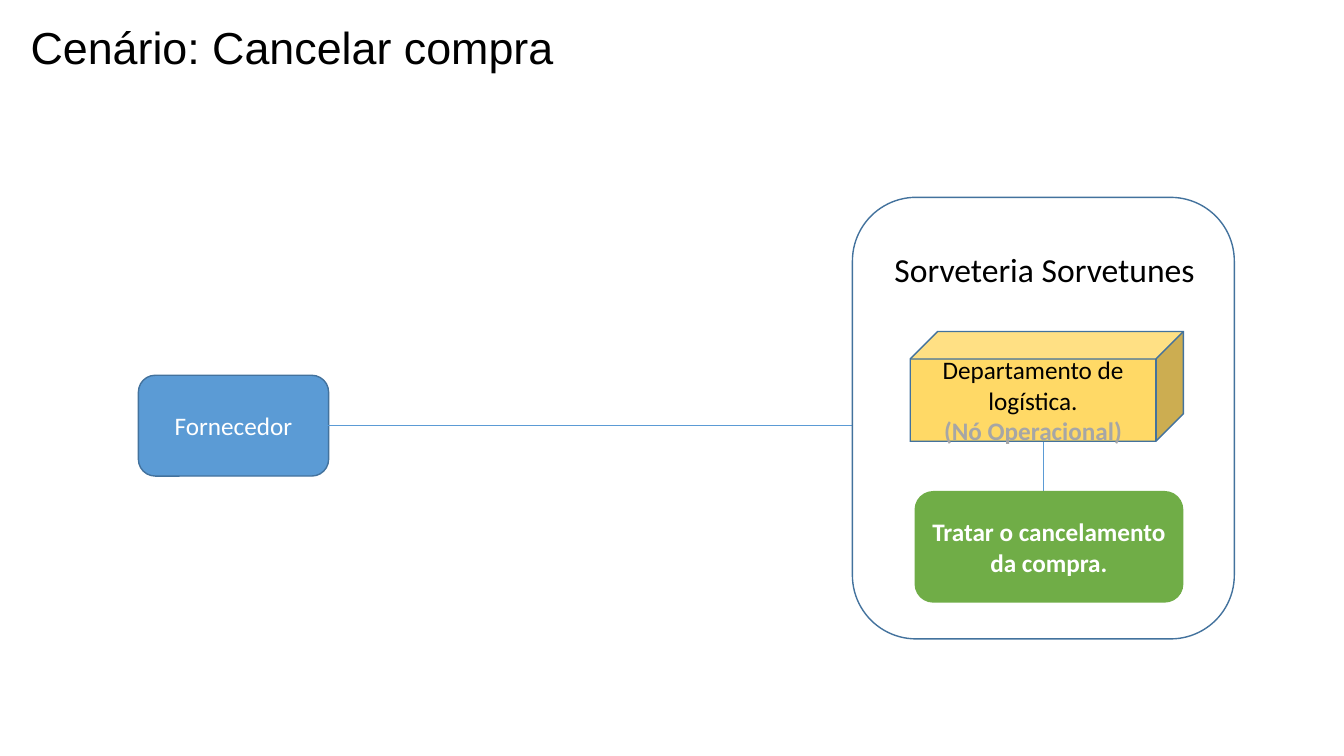
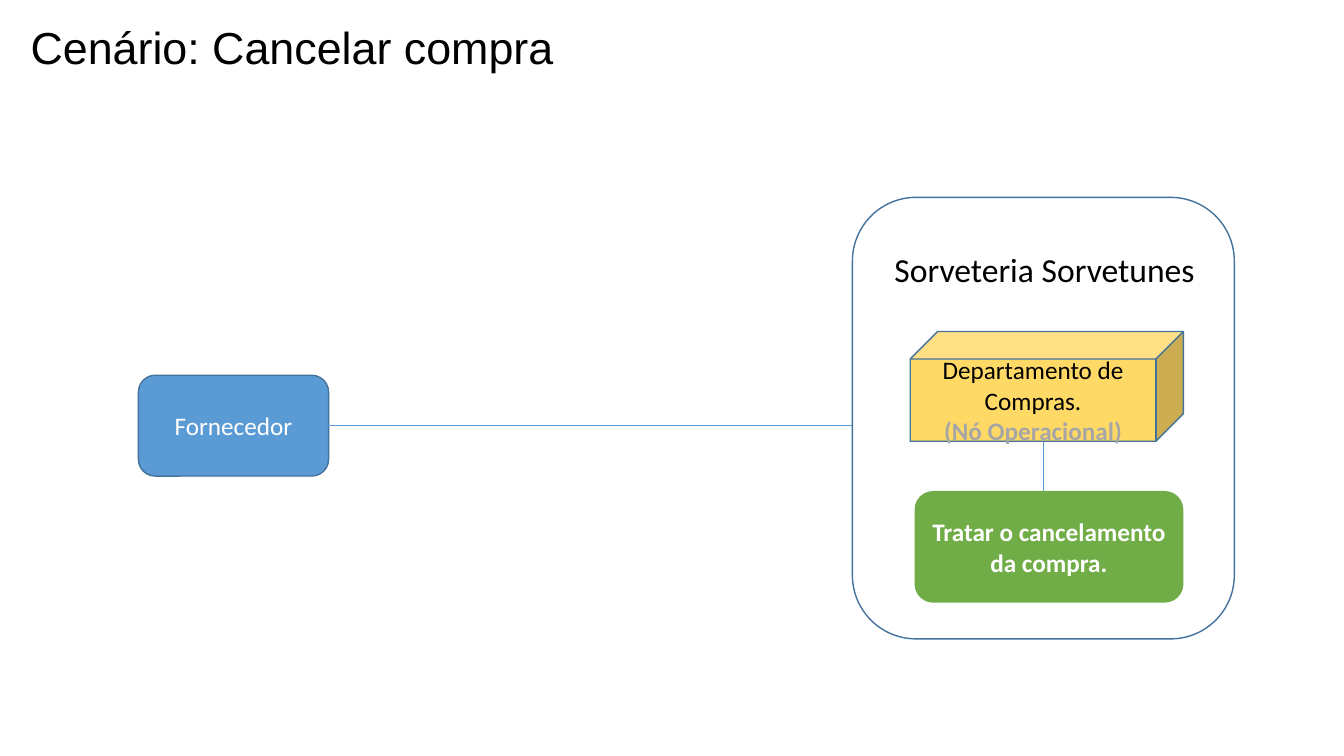
Before and after one commit to maapsystem/MaapSystem, a slide deck: slide 9 of artefatos/15 - Arquitetura de Negócio para cada Cenário.pptx. Drawn at 1344x756 pixels with LibreOffice and Linux fonts; fonts in the diff are those of the drawing. Boxes give left, top, right and bottom in pixels: in the first picture for what was removed or moved away, otherwise in the second. Text is boxed around its words. In the diff, an @@ line names an element or a change of style, - is before the commit and + after.

```diff
--- a/artefatos/15 - Arquitetura de Negócio para cada Cenário.pptx
+++ b/artefatos/15 - Arquitetura de Negócio para cada Cenário.pptx
@@ text in cube at [943,359,1124,414]: text changed @@
-Departamento de logística.
+Departamento de Compras.
```
Also in this commit, not shown: 4 other slides changed, 5 other files.
